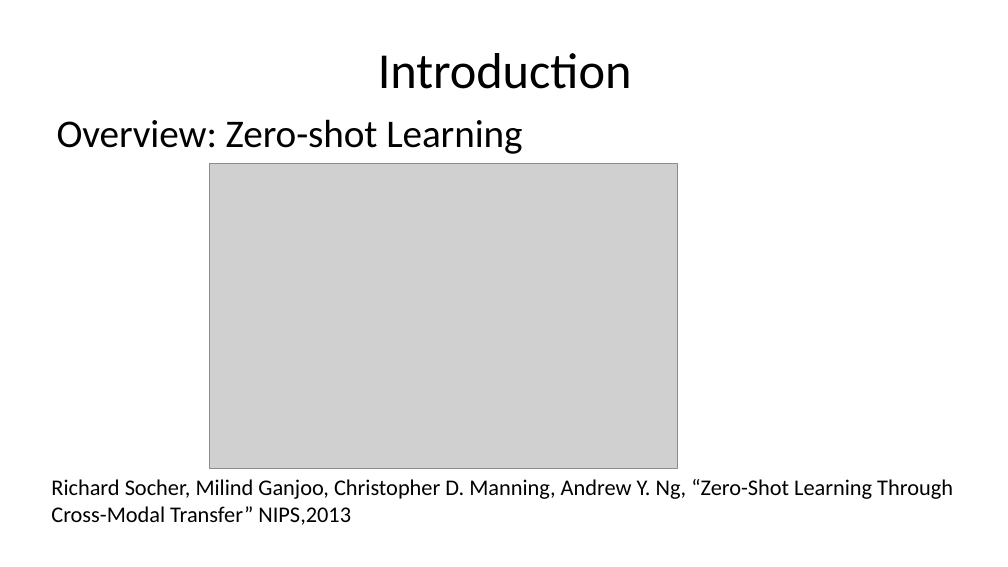
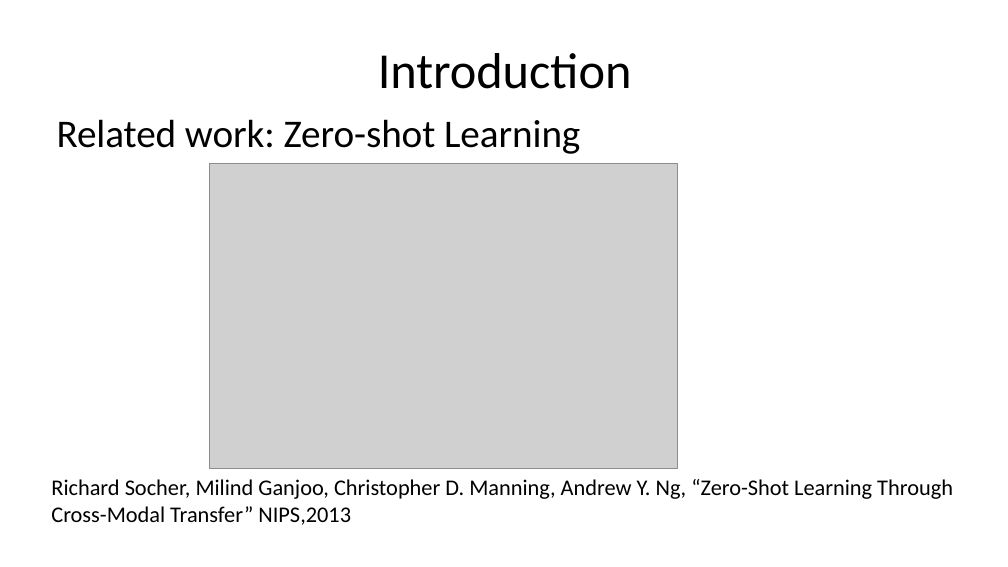
Before and after one commit to CMWENLIU/fast_tensor, a slide deck: slide 13 of efs/Artificial neural network based Self-taught leaning on text mining.pptx (slide 11 before the commit). Drawn at 1008x567 pixels with LibreOffice and Linux fonts; fonts in the diff are those of the drawing; grey boxes stand for pictures. Boxes give left, top, right and bottom in pixels: in the first picture for what was removed or moved away, otherwise in the second. Text is boxed around its words. In the diff, an @@ line names an element or a change of style, - is before the commit and + after.

```diff
--- a/efs/Artificial neural network based Self-taught leaning on text mining.pptx
+++ b/efs/Artificial neural network based Self-taught leaning on text mining.pptx
@@ text at <box>57,119,580,154</box>: text changed @@
-Overview: Zero-shot Learning
+Related work: Zero-shot Learning
```
Also in this commit, not shown: 22 other slides changed, 41 slides added, 39 slides removed, 1 other file.
